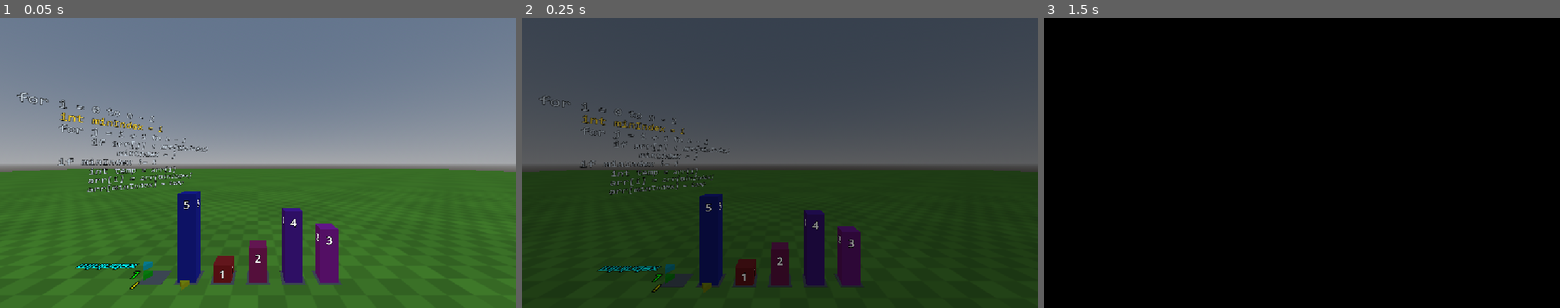
Above: before the commit, frames 1-3 (left to right).
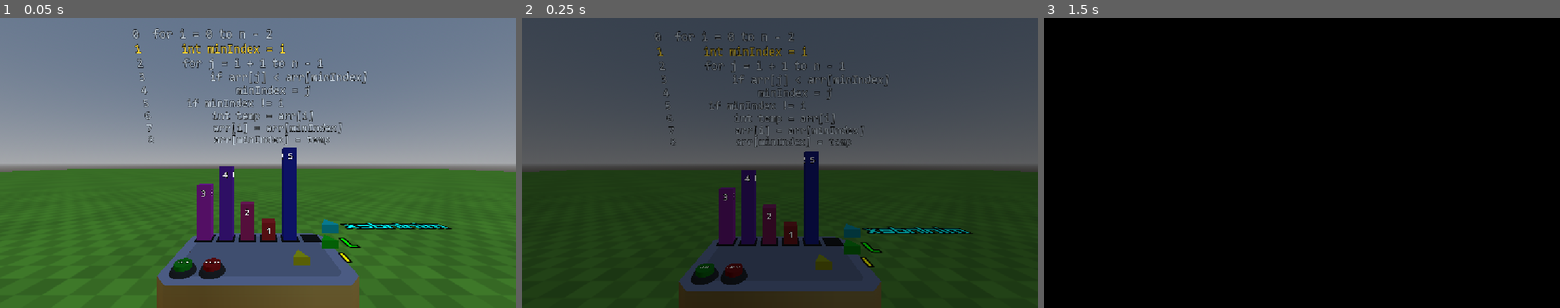
Above: after the commit, the same moments.

Repository: FlashCanBuild/SortingVR
Game: Godot game, scene res://scenes/main.tscn
The game is run twice, just before and just after one commit, with the same random seed, the same clock (stepped at 60 frames per second) and the same inputs.
Inputs (mouse positions are in pixels of both pictures, inside the frame that each line leads up to):
- Up to frame 1 (0.05 s): no input
- Up to frame 2 (0.25 s): no input
- Up to frame 3 (1.5 s): tap Enter (ui_accept) at 0.5, 0.77, 1.07, 1.25 s; move the mouse to (1415, 148) at 0.52 s; hold Right (ui_right) 0.53-1.25 s; click (1415, 148) at 0.67 s; drag from (1198, 177) to (1276, 221) at 1.27 s

The runs differ from the first frame. In frame 1, 18% of the frame differs, in the area x 3-88%, y 3-100%; in frame 2, 14%; in frame 3, nothing differs.

Commit message:
started asset searching - found kenney's game assets - downscaled and made table

Diff:
--- a/game/scenes/BlockRow.tscn
+++ b/game/scenes/BlockRow.tscn
@@ -9,25 +9,24 @@
 slots = [NodePath("Slot0"), NodePath("Slot1"), NodePath("Slot2"), NodePath("Slot3"), NodePath("Slot4")]
 temp_slot = NodePath("TempSlot")
 block_scene = ExtResource("2_uvjos")
-max_block_height = 5.0
 
 [node name="TempSlot" parent="." unique_id=1728868693 instance=ExtResource("2_0obv0")]
 
 [node name="Slot0" parent="." unique_id=255949924 instance=ExtResource("2_0obv0")]
-transform = Transform3D(1, 0, 0, 0, 1, 0, 0, 0, 1, -0.5, 0, 0)
+transform = Transform3D(1, 0, 0, 0, 1, 0, 0, 0, 1, 0.218, 0, 0)
 
 [node name="Slot1" parent="." unique_id=1807986929 instance=ExtResource("2_0obv0")]
-transform = Transform3D(1, 0, 0, 0, 1, 0, 0, 0, 1, -1, 0, 0)
+transform = Transform3D(1, 0, 0, 0, 1, 0, 0, 0, 1, 0.435, 0, 0)
 index = 1
 
 [node name="Slot2" parent="." unique_id=810512703 instance=ExtResource("2_0obv0")]
-transform = Transform3D(1, 0, 0, 0, 1, 0, 0, 0, 1, -1.5, 0, 0)
+transform = Transform3D(1, 0, 0, 0, 1, 0, 0, 0, 1, 0.653, 0, 0)
 index = 2
 
 [node name="Slot3" parent="." unique_id=572254808 instance=ExtResource("2_0obv0")]
-transform = Transform3D(1, 0, 0, 0, 1, 0, 0, 0, 1, -2, 0, 0)
+transform = Transform3D(1, 0, 0, 0, 1, 0, 0, 0, 1, 0.87, 0, 0)
 index = 3
 
 [node name="Slot4" parent="." unique_id=333287905 instance=ExtResource("2_0obv0")]
-transform = Transform3D(1, 0, 0, 0, 1, 0, 0, 0, 1, -2.5, 0, 0)
+transform = Transform3D(1, 0, 0, 0, 1, 0, 0, 0, 1, 1.088, 0, 0)
 index = 4
--- a/game/scenes/CompareButton.tscn
+++ b/game/scenes/CompareButton.tscn
@@ -6,11 +6,11 @@
 
 [sub_resource type="CylinderShape3D" id="CylinderShape3D_po5s0"]
 height = 0.032
-radius = 0.125
+radius = 0.063
 
 [sub_resource type="CylinderMesh" id="CylinderMesh_idati"]
-top_radius = 0.125
-bottom_radius = 0.125
+top_radius = 0.063
+bottom_radius = 0.063
 height = 0.032
 
 [sub_resource type="StandardMaterial3D" id="StandardMaterial3D_pfnt0"]
@@ -21,8 +21,8 @@
 
 [sub_resource type="CylinderMesh" id="CylinderMesh_po5s0"]
 material = SubResource("StandardMaterial3D_pfnt0")
-top_radius = 0.157
-bottom_radius = 0.188
+top_radius = 0.079
+bottom_radius = 0.094
 height = 0.032
 
 [node name="CompareButton" type="Node3D" unique_id=1994112145]
@@ -45,10 +45,10 @@
 mesh = SubResource("CylinderMesh_idati")
 
 [node name="Label3D" type="Label3D" parent="XRToolsInteractableAreaButton/Button" unique_id=681271945]
-transform = Transform3D(1, 0, 0, 0, -4.371139e-08, 1, 0, -1, -4.371139e-08, 0, 0.018, 0)
+transform = Transform3D(0.12, 0, 0, 0, -5.2453664e-09, 1.188, 0, -0.12, -5.1929128e-08, 0, 0.018, 0)
 text = "FALSE"
 font = ExtResource("3_e14yy")
-font_size = 16
+font_size = 64
 outline_size = 6
 uppercase = true
 
--- a/game/scenes/Slot.tscn
+++ b/game/scenes/Slot.tscn
@@ -5,13 +5,18 @@
 
 [sub_resource type="SphereShape3D" id="SphereShape3D_mlwvr"]
 resource_local_to_scene = true
-radius = 0.3
+radius = 0.001
 
 [sub_resource type="BoxShape3D" id="BoxShape3D_po5s0"]
-size = Vector3(0.25, 0.25, 0.25)
+size = Vector3(0.188, 0.248, 0.188)
+
+[sub_resource type="StandardMaterial3D" id="StandardMaterial3D_nhidb"]
+albedo_color = Color(0.16924527, 0.1692453, 0.16924527, 1)
+metallic = 0.35
 
 [sub_resource type="BoxMesh" id="BoxMesh_2l3ww"]
-size = Vector3(0.26, 0.005, 0.26)
+material = SubResource("StandardMaterial3D_nhidb")
+size = Vector3(0.188, 0.005, 0.188)
 
 [node name="Slot" type="Node3D" unique_id=1728868693 node_paths=PackedStringArray("snap_zone", "pad_mesh", "zone_box")]
 script = ExtResource("1_mlwvr")
@@ -26,9 +31,11 @@
 shape = SubResource("SphereShape3D_mlwvr")
 
 [node name="ZoneBox" type="CollisionShape3D" parent="SnapZone" unique_id=2071243610]
+transform = Transform3D(1, 0, 0, 0, 1, 0, 0, 0, 1, 0, 0.122999996, 0)
 shape = SubResource("BoxShape3D_po5s0")
 
 [node name="PadMesh" type="MeshInstance3D" parent="." unique_id=405688454]
+transform = Transform3D(1, 0, 0, 0, 1, 0, 0, 0, 1, 0, 0.003, 0)
 mesh = SubResource("BoxMesh_2l3ww")
 
 [editable path="SnapZone"]
--- a/game/scenes/SortBlock.tscn
+++ b/game/scenes/SortBlock.tscn
@@ -6,14 +6,14 @@
 [ext_resource type="PackedScene" uid="uid://c25yxb0vt53vc" path="res://addons/godot-xr-tools/objects/grab_points/grab_point_hand_left.tscn" id="3_amcgd"]
 
 [sub_resource type="BoxShape3D" id="BoxShape3D_2l3ww"]
-size = Vector3(0.2, 0.2, 0.2)
+size = Vector3(0.156, 0.156, 0.156)
 
 [sub_resource type="StandardMaterial3D" id="StandardMaterial3D_amcgd"]
 albedo_color = Color(0.95, 0.18999998, 0.8790667, 1)
 
 [sub_resource type="BoxMesh" id="BoxMesh_r7uc3"]
 material = SubResource("StandardMaterial3D_amcgd")
-size = Vector3(0.2, 0.2, 0.2)
+size = Vector3(0.156, 0.156, 0.156)
 
 [node name="SortBlock" unique_id=654789477 node_paths=PackedStringArray("mesh_instance", "collision_shape", "left_grab_point", "right_grab_point", "labels") groups=["SortBlock"] instance=ExtResource("1_tnhqg")]
 collision_mask = 65543
@@ -39,21 +39,21 @@
 transform = Transform3D(1, 0, 0, 0, 1, 0, 0, 0, 1, -0.08, 0.14, -0.11)
 
 [node name="LabelRight" type="Label3D" parent="." index="4" unique_id=1297394179]
-transform = Transform3D(-4.371139e-08, 0, 1, 0, 1, 0, -1, 0, -4.371139e-08, 0.102, 0.1, 0)
+transform = Transform3D(-4.371139e-08, 0, 1, 0, 1, 0, -1, 0, -4.371139e-08, 0.08, 0.1, 0)
 pixel_size = 0.004
 text = "1"
 
 [node name="LabelLeft" type="Label3D" parent="." index="5" unique_id=380594458]
-transform = Transform3D(1.3113416e-07, 0, -1, 0, 1, 0, 1, 0, 1.3113416e-07, -0.102, 0.1, 0)
+transform = Transform3D(1.3113416e-07, 0, -1, 0, 1, 0, 1, 0, 1.3113416e-07, -0.08, 0.1, 0)
 pixel_size = 0.004
 text = "1"
 
 [node name="LabelBack" type="Label3D" parent="." index="6" unique_id=528569957]
-transform = Transform3D(-1, 0, -8.742278e-08, 0, 1, 0, 8.742278e-08, 0, -1, 0, 0.1, -0.102)
+transform = Transform3D(-1, 0, -8.742278e-08, 0, 1, 0, 8.742278e-08, 0, -1, 0, 0.1, -0.08)
 pixel_size = 0.004
 text = "1"
 
 [node name="LabelFront" type="Label3D" parent="." index="7" unique_id=1641124727]
-transform = Transform3D(1, 0, 1.7484555e-07, 0, 1, 0, -1.7484555e-07, 0, 1, 0, 0.1, 0.102)
+transform = Transform3D(1, 0, 1.7484555e-07, 0, 1, 0, -1.7484555e-07, 0, 1, 0, 0.1, 0.08)
 pixel_size = 0.004
 text = "1"
--- a/game/scenes/main.tscn
+++ b/game/scenes/main.tscn
@@ -15,36 +15,40 @@
 [ext_resource type="PackedScene" uid="uid://b5l050stkv4v2" path="res://scenes/PseudocodeBoard.tscn" id="14_mwfav"]
 [ext_resource type="PackedScene" uid="uid://cfjj037dxmxgp" path="res://scenes/CompareButton.tscn" id="15_3p2gp"]
 [ext_resource type="Script" uid="uid://cvpm7yxn7y2xh" path="res://scripts/objects/SliderRack.gd" id="16_cvmbd"]
+[ext_resource type="PackedScene" uid="uid://dbroe5qah105h" path="res://assets/models/kenney_space_station_kit_glb/wall-banner.glb" id="17_1nqs0"]
 [ext_resource type="PackedScene" uid="uid://coui2mo4atg65" path="res://scenes/IndexSlider.tscn" id="17_ft6cd"]
-
-[sub_resource type="AnimationNodeAnimation" id="AnimationNodeAnimation_cvmbd"]
+[ext_resource type="PackedScene" uid="uid://bh6e2bnh40ies" path="res://assets/models/kenney_space_station_kit_glb/wall-corner-round-banner.glb" id="18_1iba3"]
+[ext_resource type="PackedScene" uid="uid://dejq60lceyiwd" path="res://assets/models/kenney_space_station_kit_glb/wall-detail.glb" id="19_yxlcp"]
+[ext_resource type="PackedScene" uid="uid://c2kibqw1ches7" path="res://assets/models/kenney_space_station_kit_glb/table-large.glb" id="20_ebg2g"]
+
+[sub_resource type="AnimationNodeAnimation" id="AnimationNodeAnimation_1nqs0"]
 animation = &"Grip"
 
-[sub_resource type="AnimationNodeAnimation" id="AnimationNodeAnimation_ft6cd"]
+[sub_resource type="AnimationNodeAnimation" id="AnimationNodeAnimation_1iba3"]
 animation = &"Grip"
 
-[sub_resource type="AnimationNodeBlend2" id="AnimationNodeBlend2_bb450"]
+[sub_resource type="AnimationNodeBlend2" id="AnimationNodeBlend2_yxlcp"]
 filter_enabled = true
 filters = ["Armature/Skeleton3D:Little_Distal_L", "Armature/Skeleton3D:Little_Intermediate_L", "Armature/Skeleton3D:Lit …(932 unchanged characters)…
 
-[sub_resource type="AnimationNodeAnimation" id="AnimationNodeAnimation_nfivy"]
+[sub_resource type="AnimationNodeAnimation" id="AnimationNodeAnimation_ebg2g"]
 animation = &"Grip 5"
 
-[sub_resource type="AnimationNodeBlend2" id="AnimationNodeBlend2_1nqs0"]
+[sub_resource type="AnimationNodeBlend2" id="AnimationNodeBlend2_2ofn6"]
 filter_enabled = true
 filters = ["Armature/Skeleton3D:Index_Distal_L", "Armature/Skeleton3D:Index_Intermediate_L", "Armature/Skeleton3D:Index_Metacarpal_L", "Armature/Skeleton3D:Index_Proximal_L", "Armature/Skeleton:Index_Distal_L", "Armature/Skeleton:Index_Intermediate_L", "Armature/Skeleton:Index_Proximal_L"]
 
-[sub_resource type="AnimationNodeBlendTree" id="AnimationNodeBlendTree_1iba3"]
+[sub_resource type="AnimationNodeBlendTree" id="AnimationNodeBlendTree_xa025"]
 graph_offset = Vector2(-536, 11)
-nodes/ClosedHand1/node = SubResource("AnimationNodeAnimation_cvmbd")
+nodes/ClosedHand1/node = SubResource("AnimationNodeAnimation_1nqs0")
 nodes/ClosedHand1/position = Vector2(-600, 300)
-nodes/ClosedHand2/node = SubResource("AnimationNodeAnimation_ft6cd")
+nodes/ClosedHand2/node = SubResource("AnimationNodeAnimation_1iba3")
 nodes/ClosedHand2/position = Vector2(-360, 300)
-nodes/Grip/node = SubResource("AnimationNodeBlend2_bb450")
+nodes/Grip/node = SubResource("AnimationNodeBlend2_yxlcp")
 nodes/Grip/position = Vector2(0, 20)
-nodes/OpenHand/node = SubResource("AnimationNodeAnimation_nfivy")
+nodes/OpenHand/node = SubResource("AnimationNodeAnimation_ebg2g")
 nodes/OpenHand/position = Vector2(-600, 100)
-nodes/Trigger/node = SubResource("AnimationNodeBlend2_1nqs0")
+nodes/Trigger/node = SubResource("AnimationNodeBlend2_2ofn6")
 nodes/Trigger/position = Vector2(-360, 20)
 node_connections = [&"output", 0, &"Grip", &"Grip", 0, &"Trigger", &"Grip", 1, &"ClosedHand2", &"Trigger", 0, &"OpenHand", &"Trigger", 1, &"ClosedHand1"]
 
@@ -68,6 +72,12 @@
 
 [sub_resource type="BoxShape3D" id="BoxShape3D_po5s0"]
 size = Vector3(100, 1, 100)
+
+[sub_resource type="BoxShape3D" id="BoxShape3D_kqfgo"]
+size = Vector3(1.4, 0.4, 0.9)
+
+[sub_resource type="BoxShape3D" id="BoxShape3D_32gta"]
+size = Vector3(1, 1.5, 0.3)
 
 [node name="Main" type="Node3D" unique_id=227518903]
 script = ExtResource("1_qmy6f")
@@ -214,7 +224,7 @@
 shape = SubResource("BoxShape3D_po5s0")
 
 [node name="SortingBoard" type="Node3D" parent="." unique_id=1314728863 node_paths=PackedStringArray("referee", "block_row", "pseudocode_board", "slider_rack", "true_button", "false_button")]
-transform = Transform3D(1, 0, 0, 0, 1, 0, 0, 0, 1, 1.5000001, 0, 2.7749999)
+transform = Transform3D(1, 0, 0, 0, 1, 0, 0, 0, 1, 0, 0, 1.66)
 script = ExtResource("11_qmy6f")
 referee = NodePath("Referee")
 block_row = NodePath("BlockRow")
@@ -225,26 +235,28 @@
 debug_autoplay_non_moves = false
 
 [node name="BlockRow" parent="SortingBoard" unique_id=1777947557 instance=ExtResource("13_xa025")]
-max_block_height = 1.25
+transform = Transform3D(1, 0, 0, 0, 1, 0, 0, 0, 1, -0.544, 0.9, 0.29999998)
+max_block_height = 0.936
 
 [node name="Referee" type="Node" parent="SortingBoard" unique_id=146909041]
 script = ExtResource("13_mwfav")
 
 [node name="PseudocodeBoard" parent="SortingBoard" unique_id=1050903606 instance=ExtResource("14_mwfav")]
-transform = Transform3D(-0.64278764, -0.32374436, -0.69427186, -7.450581e-09, 0.9063077, -0.42261824, 0.7660443, -0.27165383, -0.5825634, 1.5850257, 2.5555716, -0.698595)
+transform = Transform3D(-0.9999999, 2.2626676e-08, 8.444389e-08, -1.7763568e-15, 0.96592563, -0.25881895, -8.742277e-08, -0.25881898, -0.9659255, 1.6586269, 3.4572542, 0.8220948)
 
 [node name="TrueButton" parent="SortingBoard" unique_id=1994112145 instance=ExtResource("15_3p2gp")]
-transform = Transform3D(-4.371139e-08, 0, -1, 0, 1, 0, 1, 0, -4.371139e-08, 0.5000002, 0.016, -0.92499983)
+transform = Transform3D(-1, 0, 8.742278e-08, 0, 1, 0, -8.742278e-08, 0, -1, 0.5400001, 0.91599995, -0.29499987)
 compareType = true
 buttonText = "TRUE"
 color = Color(0, 0.72678816, 1.347661e-06, 1)
 
 [node name="FalseButton" parent="SortingBoard" unique_id=787987813 instance=ExtResource("15_3p2gp")]
-transform = Transform3D(-4.371139e-08, 0, -1, 0, 1, 0, 1, 0, -4.371139e-08, 0.5000002, 0.016, -1.3499999)
+transform = Transform3D(-1, 0, 8.742278e-08, 0, 1, 0, -8.742278e-08, 0, -1, 0.32999998, 0.916, -0.295)
 buttonText = "FALSE"
 color = Color(0.79897434, 4.379898e-06, 6.738305e-07, 1)
 
 [node name="SliderRack" type="Node3D" parent="SortingBoard" unique_id=532758840 node_paths=PackedStringArray("anchor", "preview_row")]
+transform = Transform3D(1, 0, 0, 0, 1, 0, 0, 0, 1, 0, 0.89, 0.08)
 script = ExtResource("16_cvmbd")
 anchor = NodePath("Marker3D")
 slider_scene = ExtResource("17_ft6cd")
@@ -252,7 +264,35 @@
 SPACING = 0.125
 
 [node name="Marker3D" type="Marker3D" parent="SortingBoard/SliderRack" unique_id=423188410]
-transform = Transform3D(-1, -2.622683e-07, 1.7484551e-07, 2.6226826e-07, -1, -8.742285e-08, 1.7484557e-07, -8.742285e-08, 1, 0.025000148, 0.049999967, -0.24999991)
+transform = Transform3D(1, -2.622683e-07, -2.622683e-07, -2.622683e-07, -1, 8.742297e-08, -2.6226834e-07, -8.742285e-08, -1, 0.22500014, 0.049999967, -0.25)
+
+[node name="table-large2" parent="SortingBoard" unique_id=1124905051 instance=ExtResource("20_ebg2g")]
+transform = Transform3D(1, 0, 0, 0, 2.25, 0, 0, 0, 1, 0, 0, 0)
+
+[node name="StaticBody3D" type="StaticBody3D" parent="SortingBoard/table-large2" unique_id=1325602503]
+
+[node name="CollisionShape3D" type="CollisionShape3D" parent="SortingBoard/table-large2/StaticBody3D" unique_id=68026738]
+transform = Transform3D(1, 0, 0, 0, 1, 0, 0, 0, 1, 0, 0.2, 0)
+shape = SubResource("BoxShape3D_kqfgo")
+
+[node name="Building" type="Node3D" parent="." unique_id=1797969068]
+
+[node name="Walls" type="Node3D" parent="Building" unique_id=1856152459]
+
+[node name="wall-banner2" parent="Building/Walls" unique_id=450223592 instance=ExtResource("17_1nqs0")]
+transform = Transform3D(1, 0, 0, 0, 1, 0, 0, 0, 1, 0.5, 0, -3.75)
+
+[node name="StaticBody3D" type="StaticBody3D" parent="Building/Walls/wall-banner2" unique_id=277473552]
+
+[node name="CollisionShape3D" type="CollisionShape3D" parent="Building/Walls/wall-banner2/StaticBody3D" unique_id=332182987]
+transform = Transform3D(1, 0, 0, 0, 1, 0, 0, 0, 1, 0, 0.25, 0)
+shape = SubResource("BoxShape3D_32gta")
+
+[node name="wall-corner-round-banner2" parent="Building/Walls" unique_id=142270598 instance=ExtResource("18_1iba3")]
+transform = Transform3D(-1, 0, -9.685755e-08, 0, 1, 0, 9.685755e-08, 0, -1, 1.3999999, 0, -3.5000002)
+
+[node name="wall-detail2" parent="Building/Walls" unique_id=2013114548 instance=ExtResource("19_yxlcp")]
+transform = Transform3D(1, 0, 0, 0, 1.39, 0, 0, 0, 1, 0.925, 0, -3.513)
 
 [editable path="XROrigin3D/LeftHand/LeftPhysicsHand"]
 [editable path="XROrigin3D/LeftHand/LeftPhysicsHand/Hand_Nails_L"]
Binary file added: game/assets/models/kenney_space_station_kit_glb/Textures/colormap.png
Not shown, added: game/assets/models/kenney_space_station_kit_glb/Textures/colormap.png.import
Binary file added: game/assets/models/kenney_space_station_kit_glb/balcony-floor-center.glb
Not shown, added: game/assets/models/kenney_space_station_kit_glb/balcony-floor-center.glb.import
Binary file added: game/assets/models/kenney_space_station_kit_glb/balcony-floor-corner.glb
Not shown, added: game/assets/models/kenney_space_station_kit_glb/balcony-floor-corner.glb.import
Binary file added: game/assets/models/kenney_space_station_kit_glb/balcony-floor.glb
Not shown, added: game/assets/models/kenney_space_station_kit_glb/balcony-floor.glb.import
Binary file added: game/assets/models/kenney_space_station_kit_glb/balcony-rail-center.glb
Not shown, added: game/assets/models/kenney_space_station_kit_glb/balcony-rail-center.glb.import
Binary file added: game/assets/models/kenney_space_station_kit_glb/balcony-rail-corner.glb
Not shown, added: game/assets/models/kenney_space_station_kit_glb/balcony-rail-corner.glb.import
(and 189 more such lines)
